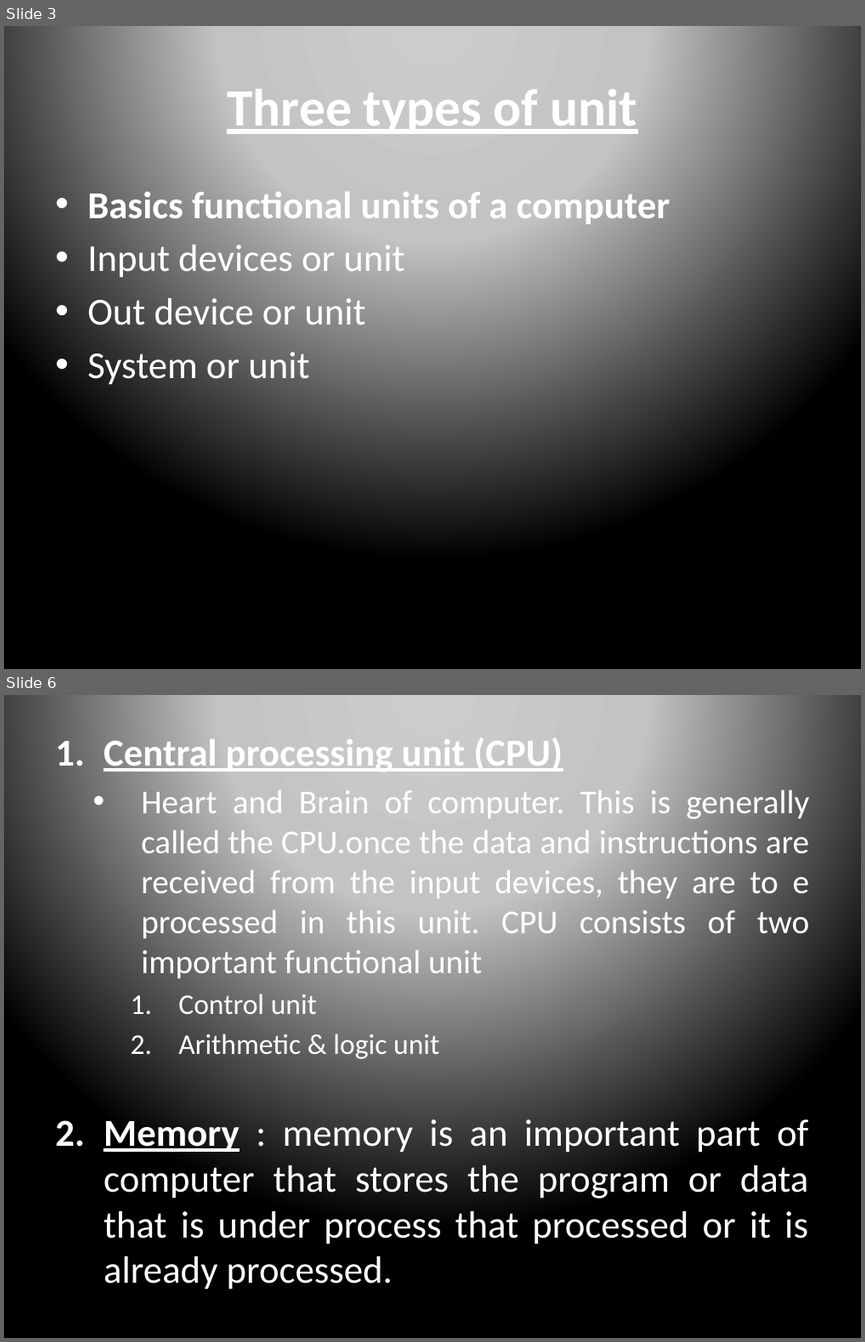
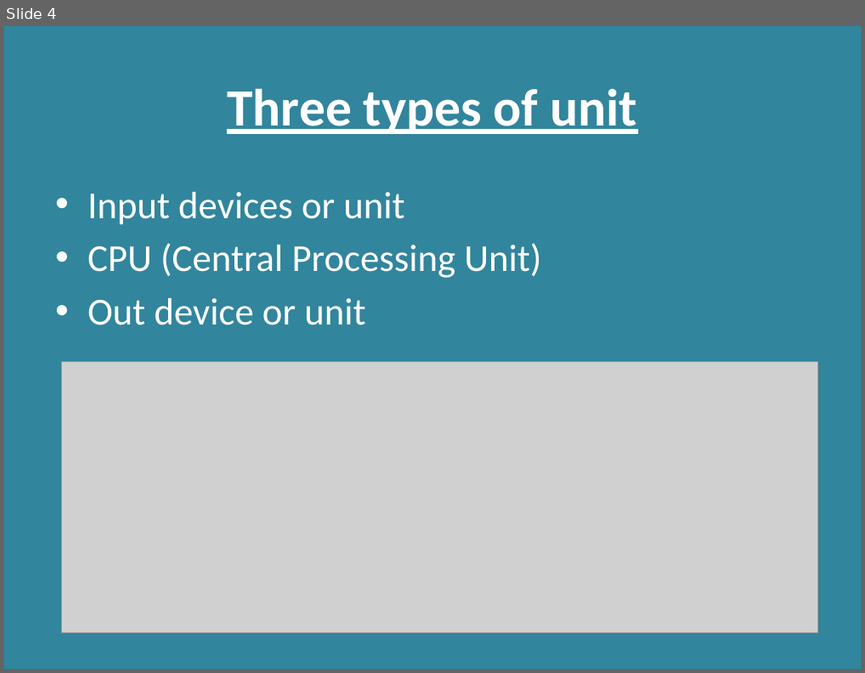
Before and after one commit to RashmivernekarN/keonics, a slide deck: Basics of computer/basic.pptx. Shown one above the other, each under a label of ours: slides 3 and 6 before the commit, slide 4 after it; the slides between them are not shown. The pictures are 865x1342 and 865x673 pixels, drawn with LibreOffice and Linux fonts; fonts in the diff are those of the drawing; grey boxes stand for pictures. Boxes give left, top, right and bottom in pixels: in the first picture for what was removed or moved away, otherwise in the second. Text is boxed around its words. In the diff, an @@ line names an element or a change of style, - is before the commit and + after.

```diff
--- a/Basics of computer/basic.pptx
+++ b/Basics of computer/basic.pptx
@@ slide 6 removed at <box>4,695,861,1338</box>, background gradient #CCCCCC to #C4C4C4 to #000000 @@
@@ text removed at <box>103,734,809,1289</box> @@
-1. Central processing unit (CPU)
-  • Heart and Brain of computer. This is generally called the CPU.once the data and instructions are received from the input devices, they are to e processed in this unit. CPU consists of two important functional unit
-    1. Control unit
-    2. Arithmetic & logic unit
-2. Memory : memory is an important part of computer that stores the program or data that is under process that processed or it is already processed.
@@ what was slide 3 is now slide 4 @@
@@ slide 4 changed as well @@
@@ background gradient #CCCCCC to #C4C4C4 to #000000 to #31859C @@
@@ text at <box>87,191,670,228</box>: paragraph removed @@
-• Basics functional units of a computer
@@ text at <box>87,243,541,278</box>: paragraph added @@
+• CPU (Central Processing Unit)
@@ text at <box>87,352,309,384</box>: paragraph removed @@
-• System or unit
@@ picture added at <box>62,362,818,633</box> @@
```
Also in this commit, not shown: 4 other slides changed, 17 slides added, 9 other slides removed, 9 other files.
